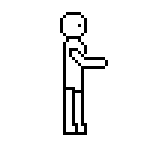
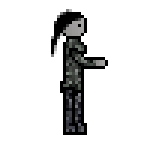
Layers edited between the first and the second 144 × 144 image:
painted on "Hair" over left=51, top=9, right=84, bottom=57
moved "Outline" above "Eyes", painted on it over left=60, top=12, right=105, bottom=132
painted on "Color" over left=63, top=15, right=105, bottom=132
